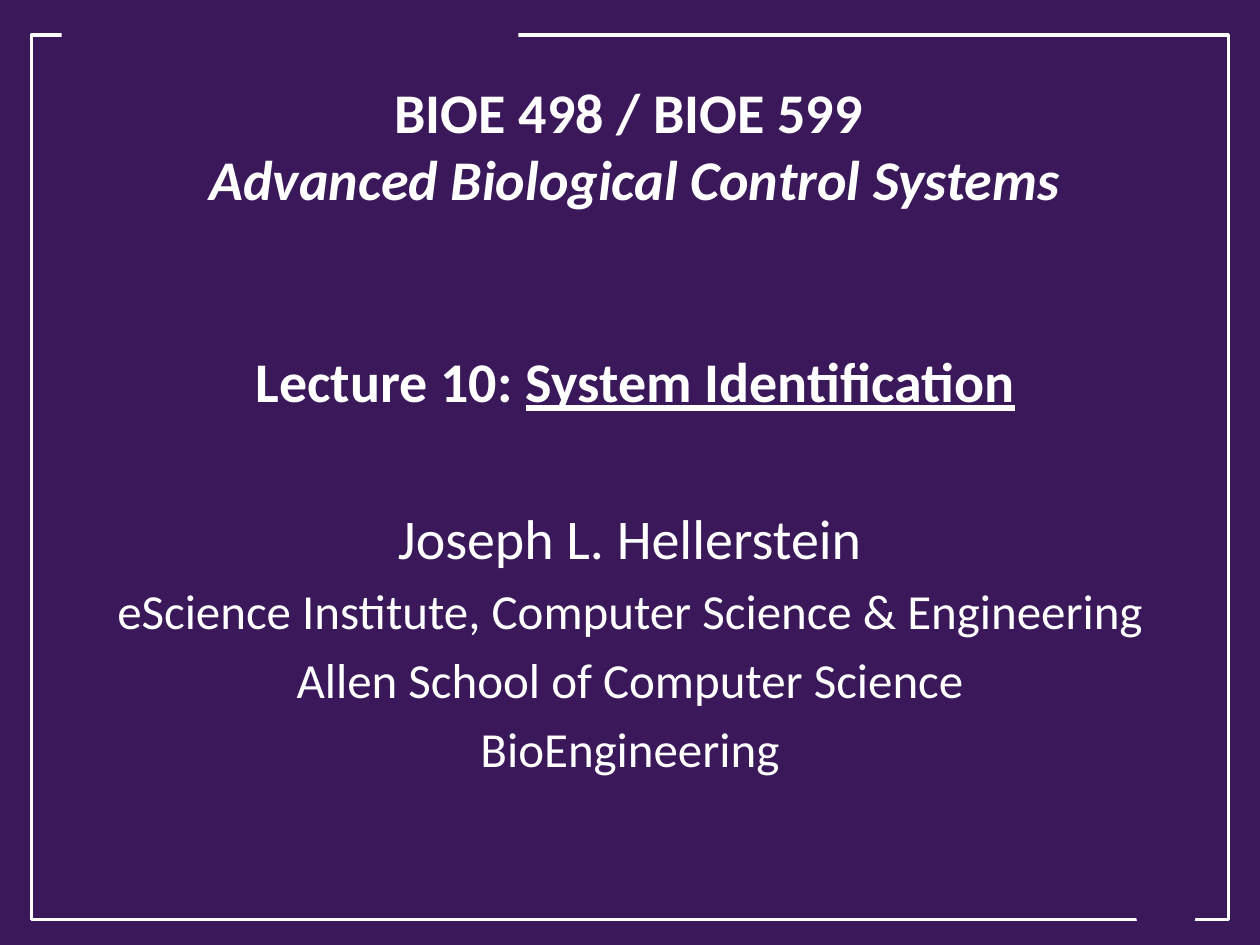
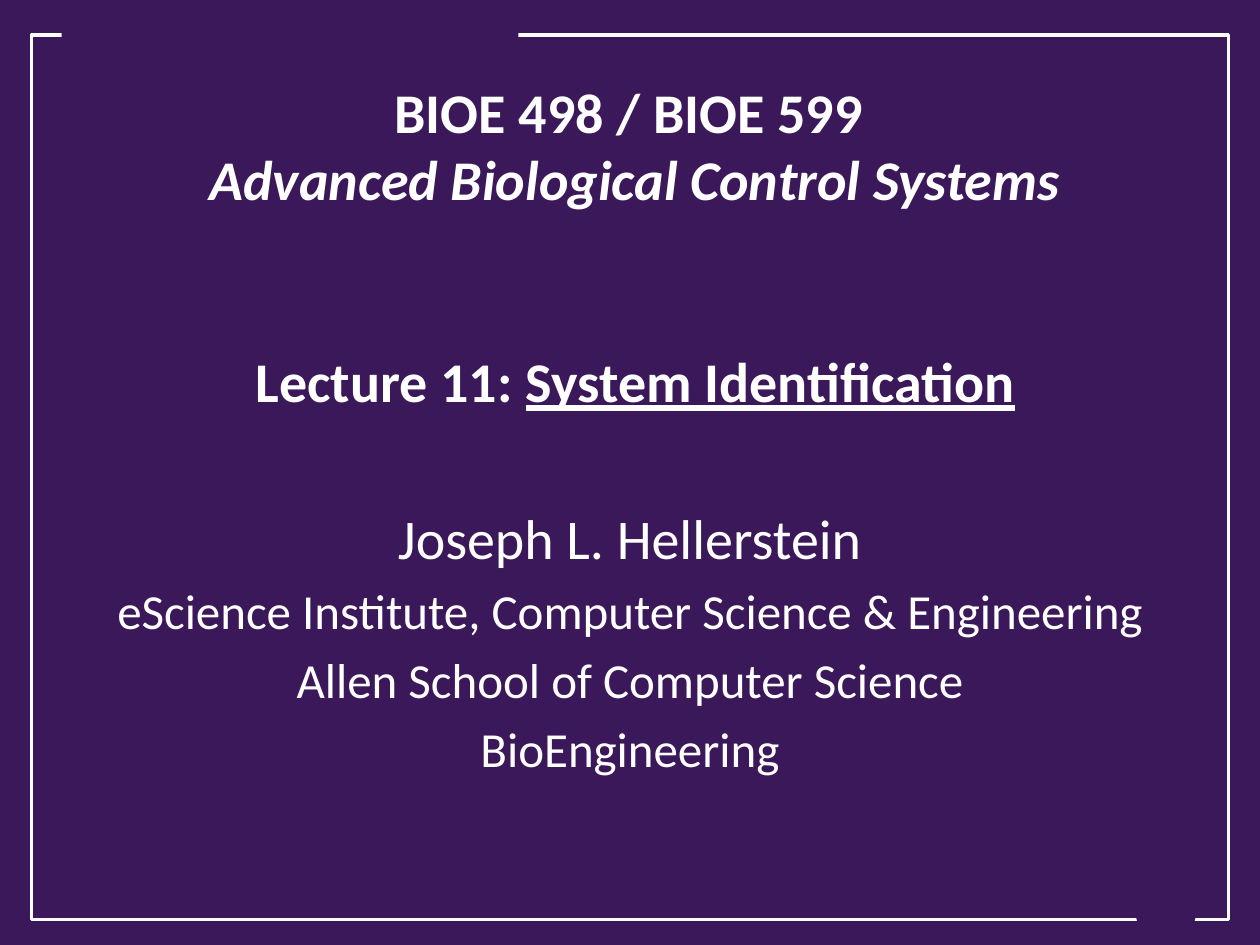
Before and after one commit to joseph-hellerstein/advanced-controls-lectures, a slide deck: slide 1 of classes/winter_2023/lectures/lecture_11-system-identification/system_identification.pptx. Drawn at 1260x945 pixels with LibreOffice and Linux fonts; fonts in the diff are those of the drawing; background and template pictures are left out. Boxes give left, top, right and bottom in pixels: in the first picture for what was removed or moved away, otherwise in the second. Text is boxed around its words. In the diff, an @@ line names an element or a change of style, - is before the commit and + after.

Commit message:
Updated slides

```diff
--- a/classes/winter_2023/lectures/lecture_11-system-identification/system_identification.pptx
+++ b/classes/winter_2023/lectures/lecture_11-system-identification/system_identification.pptx
@@ title at box(210, 94, 1059, 411): text changed @@
-BIOE 498 / BIOE 599
-Advanced Biological Control Systems
-Lecture 10: System Identification
+BIOE 498 / BIOE 599
+Advanced Biological Control Systems
+Lecture 11: System Identification
```
Also in this commit, not shown: 1 other slide changed, 13 slides added, 2 slides removed, 2 other files.
